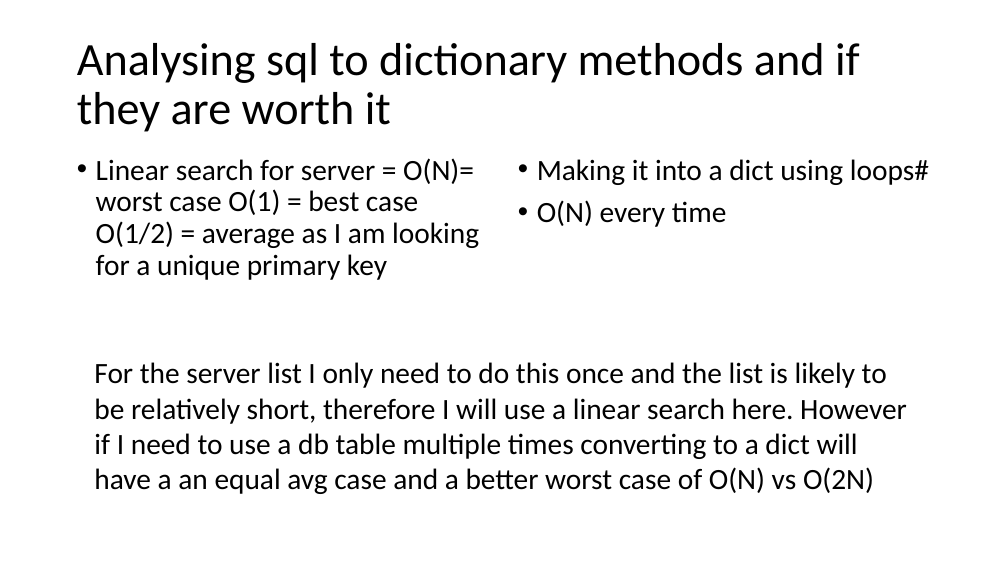
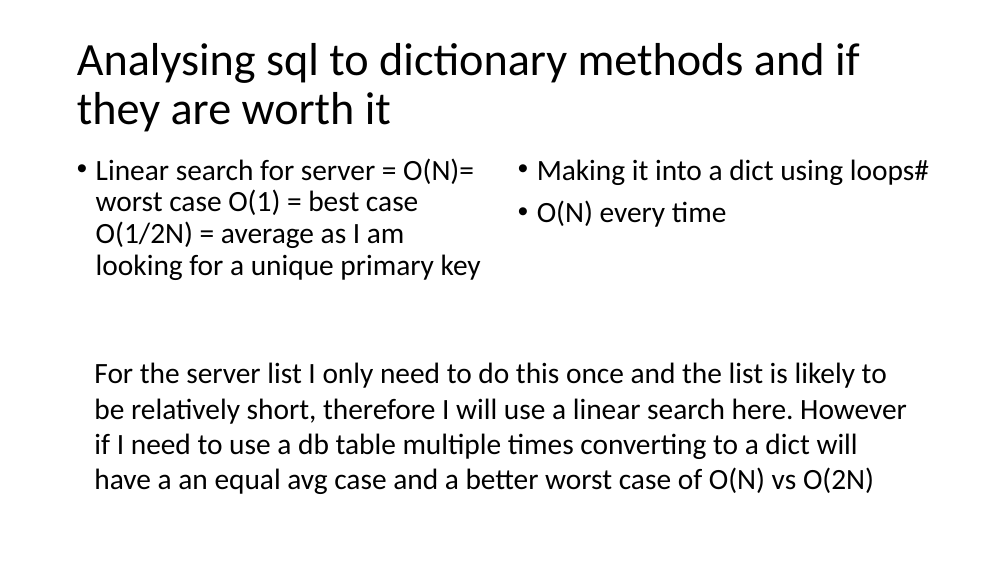
Before and after one commit to curtben1/actualCoursework, a slide deck: slide 8 of other/dev log.pptx. Drawn at 1008x567 pixels with LibreOffice and Linux fonts; fonts in the diff are those of the drawing. Boxes give left, top, right and bottom in pixels: in the first picture for what was removed or moved away, otherwise in the second. Text is boxed around its words. In the diff, an @@ line names an element or a change of style, - is before the commit and + after.

```diff
--- a/other/dev log.pptx
+++ b/other/dev log.pptx
@@ text at (96, 158, 481, 280): text changed @@
-• Linear search for server = O(N)= worst case O(1) = best case O(1/2) = average as I am looking for a unique primary key
+• Linear search for server = O(N)= worst case O(1) = best case O(1/2N) = average as I am looking for a unique primary key
```
Also in this commit, not shown: 2 other files.
